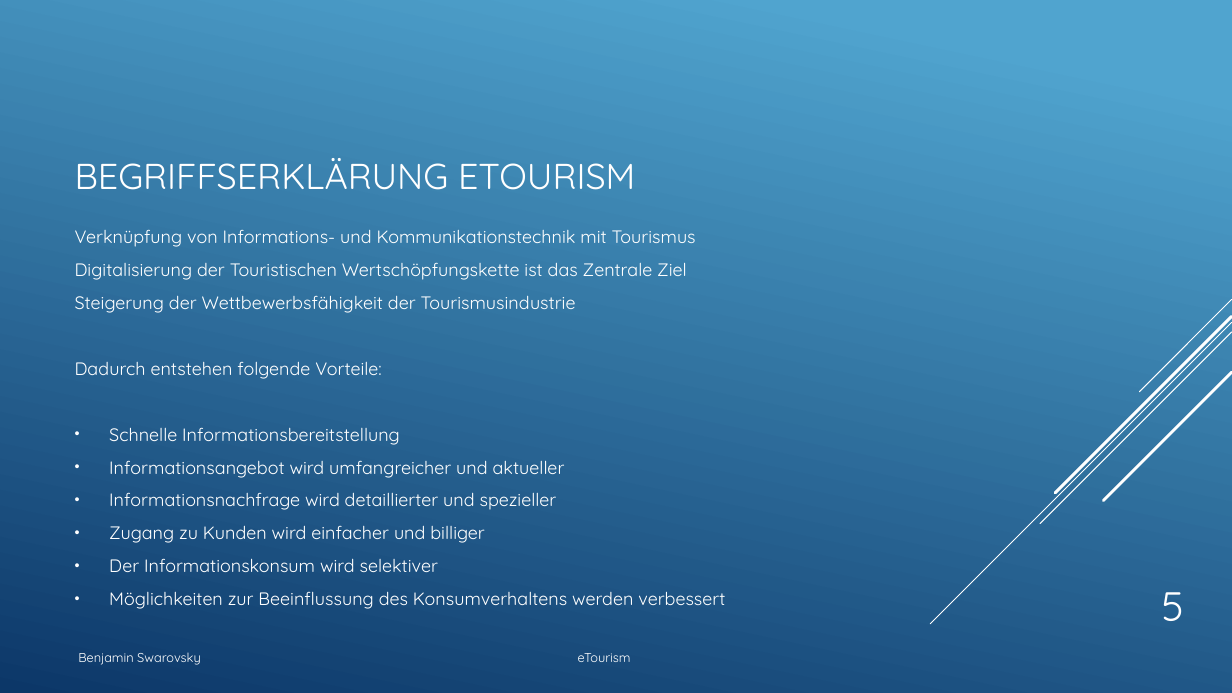
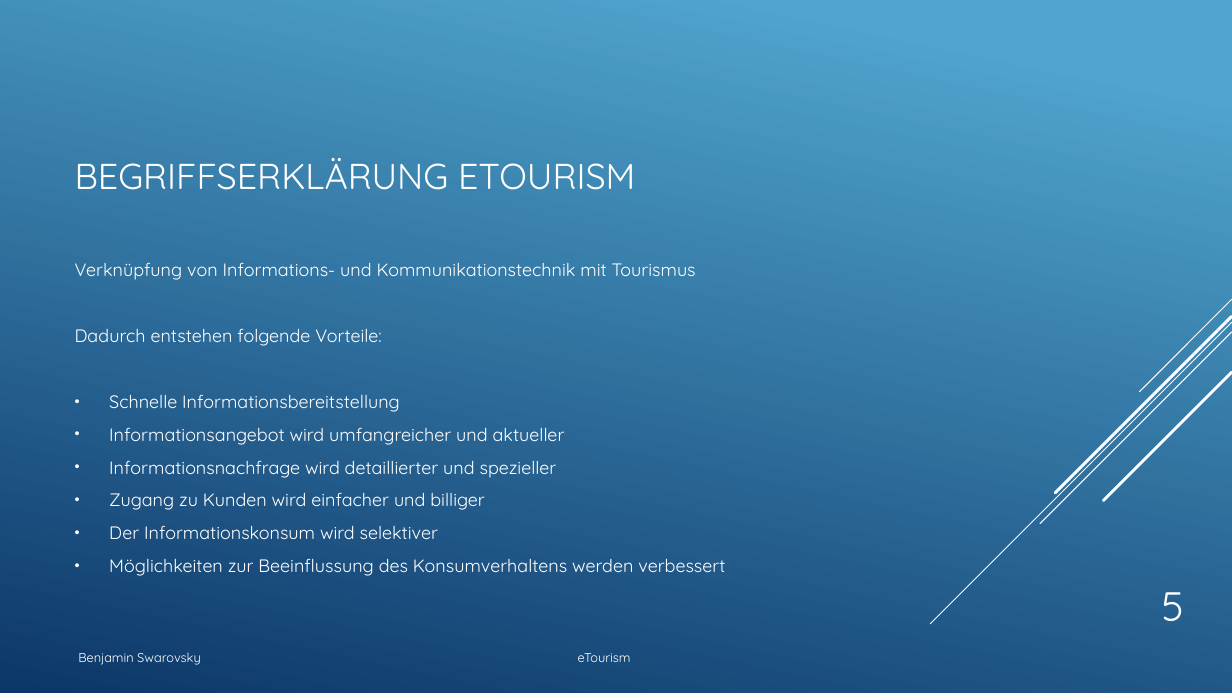
Before and after one commit to BenjaminS01/eTourism, a slide deck: slide 5 of Etourism1.pptx. Drawn at 1232x693 pixels with LibreOffice and Linux fonts; fonts in the diff are those of the drawing. Boxes give left, top, right and bottom in pixels: in the first picture for what was removed or moved away, otherwise in the second. Text is boxed around its words. In the diff, an @@ line names an element or a change of style, - is before the commit and + after.

```diff
--- a/Etourism1.pptx
+++ b/Etourism1.pptx
@@ text at box(75, 263, 687, 313): paragraphs removed @@
-Digitalisierung der Touristischen Wertschöpfungskette ist das Zentrale Ziel
-Steigerung der Wettbewerbsfähigkeit der Tourismusindustrie
```
Also in this commit, not shown: 12 other slides changed, 2 slides removed, 1 other file.
